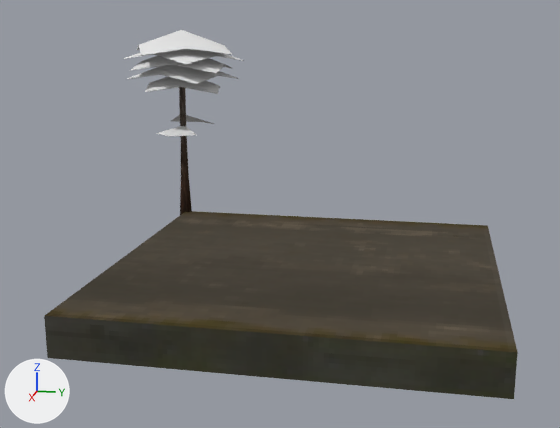
One commit to the Blender file Assets/BZ_ENV/Models/berezniki_ALLFBX.blend: the scene before it, then after it.
Rendered twice from a camera (50 mm lens) standing at (24.72, 8.22, 6.23) and looking at (4.27, 4.13, 1.12). The lights are fixed; the arrows at lower left show +X, +Y and +Z.

Names of what the first picture shows: 'bz_ground_01', 'bz_tree_02'.
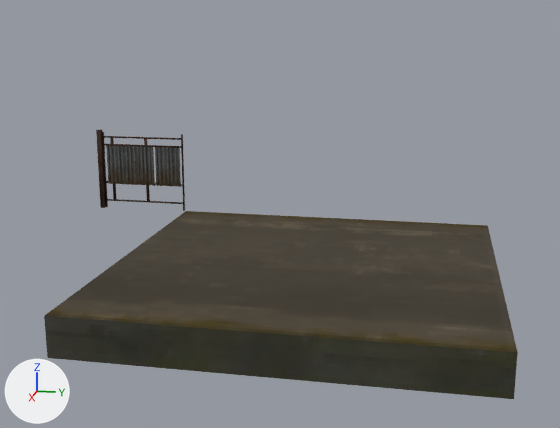
Boxes [x1, y1, x2, y2] around the edits, measured in the pictures (560 x 428 px):
'bz_tree_02', deleted
    before: [123, 30, 244, 215]
    faces in mat_bl_alpha_grass_01 (its picture is missing): [123, 30, 244, 136]
    faces in mat_bl_general_01 (picture img_bz_gen_texture_01_psd): [179, 87, 192, 215]
'bz_gates_04', added (black)
    after: [106, 145, 181, 187]
'bz_gates_03', added (brown)
    after: [96, 130, 185, 211]

Patch to the scene script:
```diff
--- a/Assets/BZ_ENV/Models/berezniki_ALLFBX.blend.py
+++ b/Assets/BZ_ENV/Models/berezniki_ALLFBX.blend.py
@@ me_cube_113 @@
+me_cube_113.from_pydata(...)  # 192 vertices, 246 faces; spans x -0.03..0.04, y -1.32..1.3, z -0.66..0.67
+me_cube_113.materials.append(mat_bl_metal_general)  # picture img_bz_gen_mtexture_01_psd
@@ me_cube_111 @@
+me_cube_111.from_pydata(...)  # 72 vertices, 49 faces; spans x 0.0..0.15, y -0.06..2.96, z 0.0..2.7
+me_cube_111.materials.append(mat_bl_metal_general)  # picture img_bz_gen_mtexture_01_psd
@@ ob_bz_tree_02 @@
-ob_bz_tree_02 = bpy.data.objects.new('bz_tree_02', me_plane_003)
-ob_bz_tree_02.location = (0.0, 0.0, 0.0)
@@ ob_bz_gates_04 @@
+ob_bz_gates_04 = bpy.data.objects.new('bz_gates_04', me_cube_113)
+ob_bz_gates_04.location = (0.0, -1.47, 1.51)
+ob_bz_gates_04.rotation_euler = (0.0, 0.0, 3.142)  # degrees (0, 0, 180)
@@ ob_bz_gates_03 @@
+ob_bz_gates_03 = bpy.data.objects.new('bz_gates_03', me_cube_111)
+ob_bz_gates_03.location = (-0.06, -3.01, 0.0)
```
